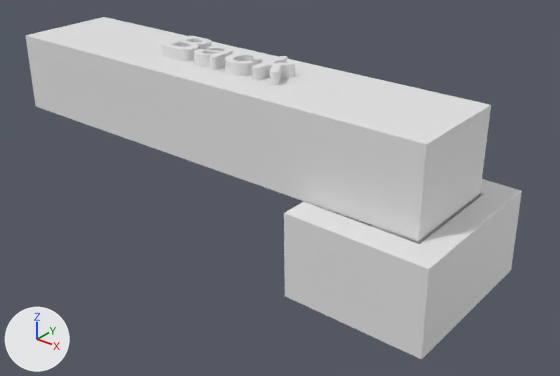
What one commit did to the FBX model Production/Imagination/Assets/3DModels/Menus/Buttons/BackButton-Selected.FBX.
Before and after are seen from a 50 mm lens placed at (3.86, -4.18, 2.36), pointed at (0.45, 0.08, -0.28). The lights are fixed; the arrows at lower left show +X, +Y and +Z. Where no turn or scale is listed for an object, it has been applied to the vertices.

The scene before the commit, as lines of its bpy script (objects in view):
```python
me_mesh = bpy.data.meshes.new('Mesh')
me_mesh.from_pydata(...)  # 1560 vertices, 3116 faces; spans x -0.581..0.581, y -0.006..0.358, z 0.0..0.131
me_mesh_001 = bpy.data.meshes.new('Mesh.001')
me_mesh_001.from_pydata(...)  # a box spanning x -1.93..1.93, y -0.43..0.43, z 0.0..0.64
me_mesh_002 = bpy.data.meshes.new('Mesh.002')
me_mesh_002.from_pydata(...)  # 16 vertices, 14 faces; spans x -0.533..0.542, y -0.659..0.659, z -0.65..0.008
ob_box040 = bpy.data.objects.new('Box040', me_mesh_001)
ob_box040.location = (0.0, 0.0, 0.0)
ob_part_2___text = bpy.data.objects.new('Part 2 - Text', me_mesh)
ob_part_2___text.location = (0.001, -0.139, 0.604)
ob_select___right = bpy.data.objects.new('Select - Right', me_mesh_002)
ob_select___right.location = (1.603, 0.0, 0.0)
```
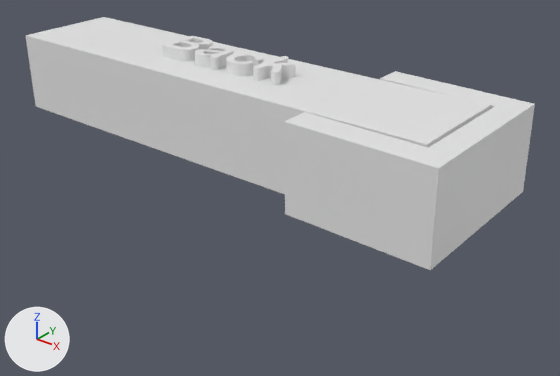
What differs and where, as boxes (x1, y1, x2, y2) in the pictures (560 x 376 px):
```json
{"object": "Select - Right", "change": "moved", "before": [284, 179, 522, 359], "after": [284, 71, 535, 270]}
{"object": "Part 2 - Text", "change": "moved", "before": [161, 36, 295, 85], "after": [162, 36, 296, 85]}
```

Edits to the scene script, one JSON object a line:
```json
{"op": "set", "path": "ob_part_2___text.location", "old": "(0.001, -0.139, 0.604)", "new": "(0.012, -0.139, 0.604)"}
{"op": "set", "path": "ob_select___right.location", "old": "(1.603, 0.0, 0.0)", "new": "(1.603, 0.0, 0.637)"}
```
